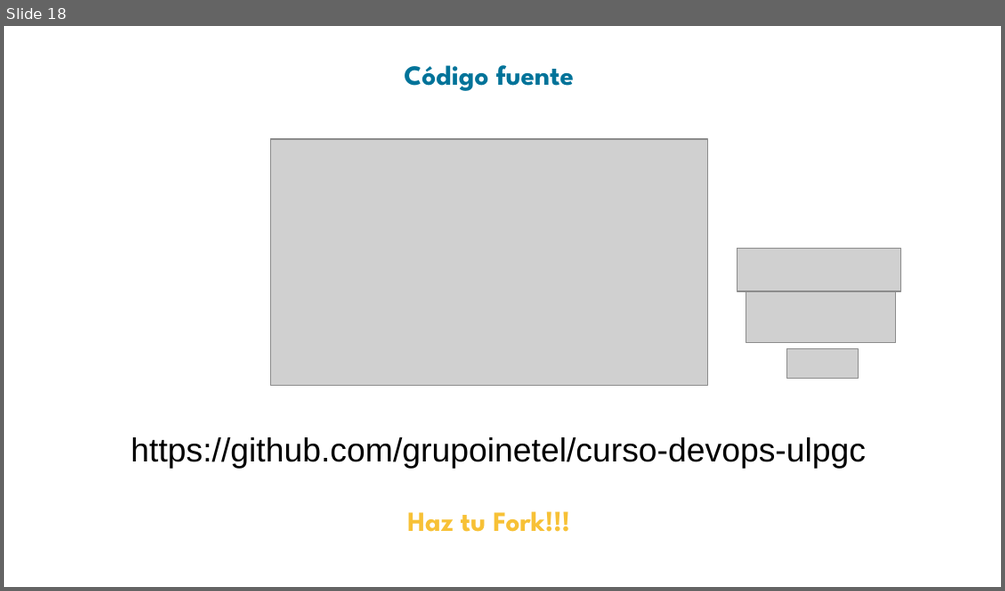
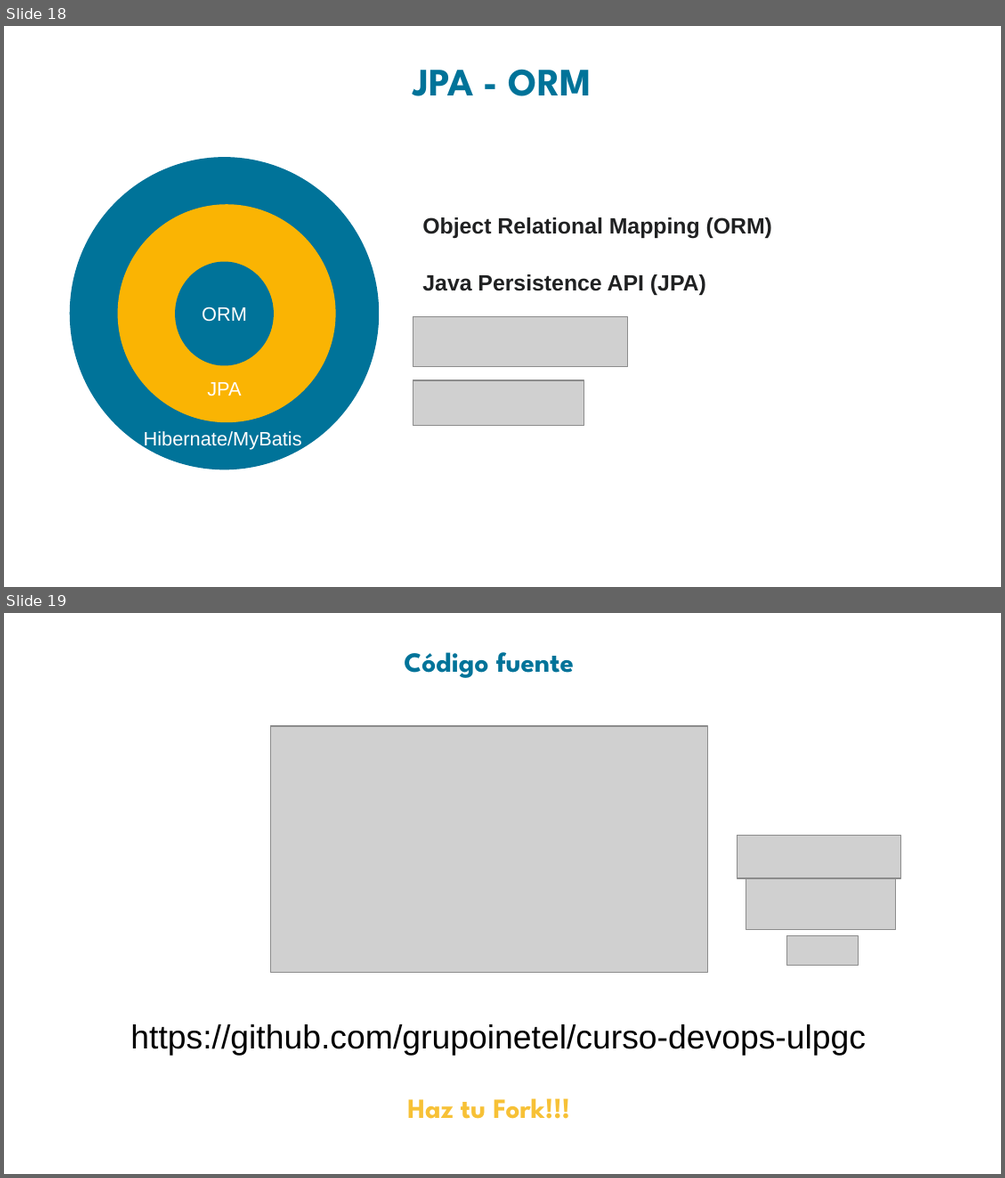
Before and after one commit to grupoinetel/curso-devops-ulpgc, a slide deck: ppt/curso-devops-ulpgc-api.pptx. Shown one above the other, each under a label of ours: slide 18 before the commit, slides 18 and 19 after it. The pictures are 1005x591 and 1005x1178 pixels, drawn with LibreOffice and Linux fonts; fonts in the diff are those of the drawing; grey boxes stand for pictures; background and template pictures are left out. Boxes give left, top, right and bottom in pixels: in the first picture for what was removed or moved away, otherwise in the second. Text is boxed around its words. In the diff, an @@ line names an element or a change of style, - is before the commit and + after.

```diff
--- a/ppt/curso-devops-ulpgc-api.pptx
+++ b/ppt/curso-devops-ulpgc-api.pptx
@@ slide 18 added at [4, 26, 1001, 587], background picture (left out) @@
@@ title added at [413, 69, 592, 96], 28 pt, text #007399, bold @@
+JPA - ORM
@@ ellipse added at [70, 157, 379, 469], fill #007399 @@
@@ ellipse added at [118, 204, 336, 423], fill #FAB403 @@
@@ text added at [422, 217, 772, 239], 16 pt, text #202122, bold @@
+Object Relational Mapping (ORM)
@@ ellipse added at [176, 261, 275, 365], fill #007399 @@
@@ text added at [422, 274, 706, 295], 16 pt, text #202122, bold @@
+Java Persistence API (JPA)
@@ text added at [202, 306, 247, 321], 14 pt, text #FFFDFD @@
+ORM
@@ picture added at [413, 316, 628, 366] @@
@@ text added at [207, 382, 241, 396], 14 pt, text #FFFDFD @@
+JPA
@@ picture added at [413, 380, 583, 425] @@
@@ text added at [144, 431, 302, 450], 14 pt, text #FFFDFD @@
+Hibernate/MyBatis
@@ what was slide 18 is now slide 19 @@
```
Also in this commit, not shown: 1 slide changed, 2 other slides added, 1 slide removed.
